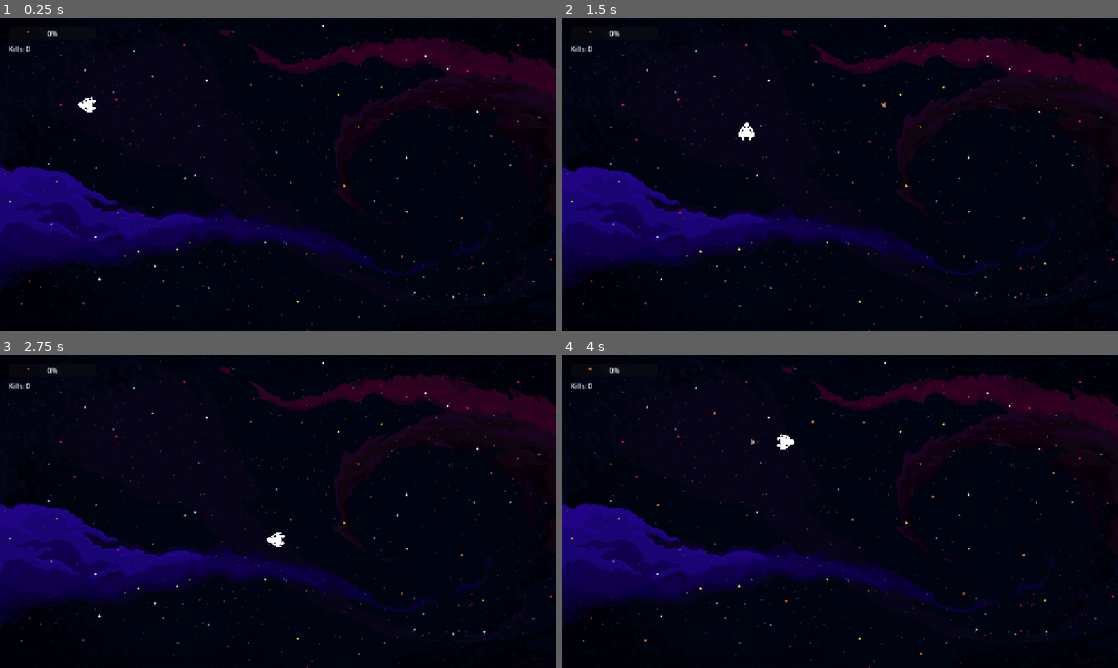
Above: before the commit, frames 1-4 (two rows, left to right).
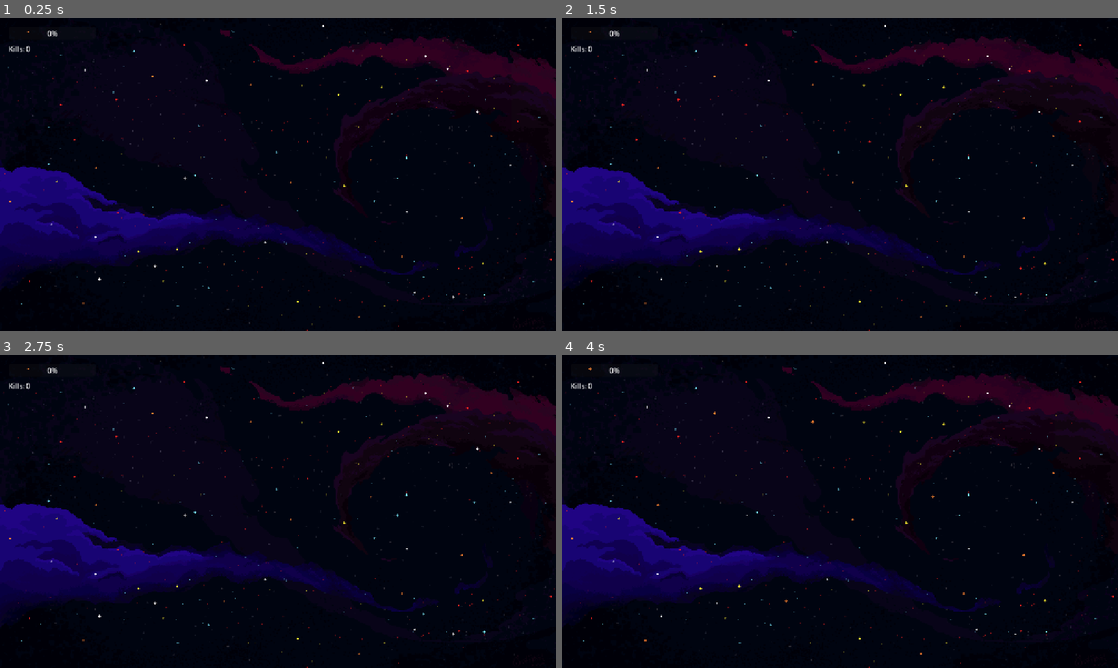
Above: after the commit, the same moments.

Repository: Asstro-Party/turbo-octo-guacamole
Game: Godot game, scene res://scenes/main.tscn
Same seed, same stepped clock (60 frames per second), same inputs: the game is played once before the commit and once after it.
Inputs (mouse positions are in pixels of both pictures, inside the frame that each line leads up to):
- Up to frame 1 (0.25 s): no input
- Up to frame 2 (1.5 s): move the mouse to (962, 158) at 0.52 s; hold D (move_right) 0.53-1.28 s; click (962, 158) at 0.67 s; tap Space at 0.77 s; move the mouse to (728, 190) at 1.27 s; hold S (move_down) from 1.28 s (still down)
- Up to frame 3 (2.75 s): tap Space at 1.52 s; move the mouse to (333, 442) at 2.02 s; release S (move_down) at 2.03 s; hold D (move_right) from 2.03 s (still down)
- Up to frame 4 (4 s): move the mouse to (812, 574) at 2.77 s; release D (move_right) at 2.78 s; hold W (move_up) 2.78-3.53 s; click (812, 574) at 2.92 s; tap Space at 3.02, 3.77 s; move the mouse to (1006, 558) at 3.52 s; hold A (move_left) from 3.53 s (still down)

The runs differ from the first frame. In frame 1, less than 0.1% of the frame differs, in the area x 14-18%, y 25-31%; in frame 2, 0.1%, in the area x 31-59%, y 26-40%; in frame 3, less than 0.1%; in frame 4, 0.1%.
Error after the commit: Parse Error: Used space character for indentation instead of tab as used before in the file. (res://scripts/Player.gd:61)

Commit message:
Added rotation to players when not moving

Diff:
--- a/godot-game/project.godot
+++ b/godot-game/project.godot
@@ -47,7 +47,6 @@
 
 [physics]
 
-common/physics_ticks_per_second=60
 common/physics_jitter_fix=0.0
 
 [rendering]
--- a/godot-game/scripts/Player.gd
+++ b/godot-game/scripts/Player.gd
@@ -59,21 +59,22 @@
 	# Do not move_and_slide() here; position is set by GameManager from server
 
 func _handle_local_input(delta):
-	# Movement input
-	var input_vector = Vector2.ZERO
-	input_vector.x = Input.get_action_strength("move_right") - Input.get_action_strength("move_left")
-	input_vector.y = Input.get_action_strength("move_down") - Input.get_action_strength("move_up")
-	input_vector = input_vector.normalized()
-
-	var input_dict = {}
-	input_dict["move"] = {"x": input_vector.x, "y": input_vector.y}
-	input_dict["rotation"] = input_vector.angle() if input_vector.length() > 0 else rotation
-	# Optionally, add shoot or other actions here
-
-	if network_manager:
-		network_manager.send_player_input(input_dict)
-		# Debug: print sent input
-		# print("Sent input: ", input_dict)
+    # Movement input
+    var input_vector = Vector2.ZERO
+    input_vector.x = Input.get_action_strength("move_right") - Input.get_action_strength("move_left")
+    input_vector.y = Input.get_action_strength("move_down") - Input.get_action_strength("move_up")
+    input_vector = input_vector.normalized()
+
+    var input_dict = {}
+    input_dict["move"] = {"x": input_vector.x, "y": input_vector.y}
+    if input_vector.length() > 0:
+        input_dict["rotation"] = input_vector.angle()
+    # Do NOT send rotation if not moving
+
+    if network_manager:
+        network_manager.send_player_input(input_dict)
+        # Debug: print sent input
+        # print("Sent input: ", input_dict)
 
 func _handle_local_movement(delta):
 	# Local movement fallback for testing without server
Not shown, changed: backend/src/websocket/gameServer.js
Not shown, changed: frontend/public/godot-game/index.apple-touch-icon.png
Not shown, changed: frontend/public/godot-game/index.html
Not shown, changed: frontend/public/godot-game/index.icon.png
Not shown, changed: frontend/public/godot-game/index.pck
